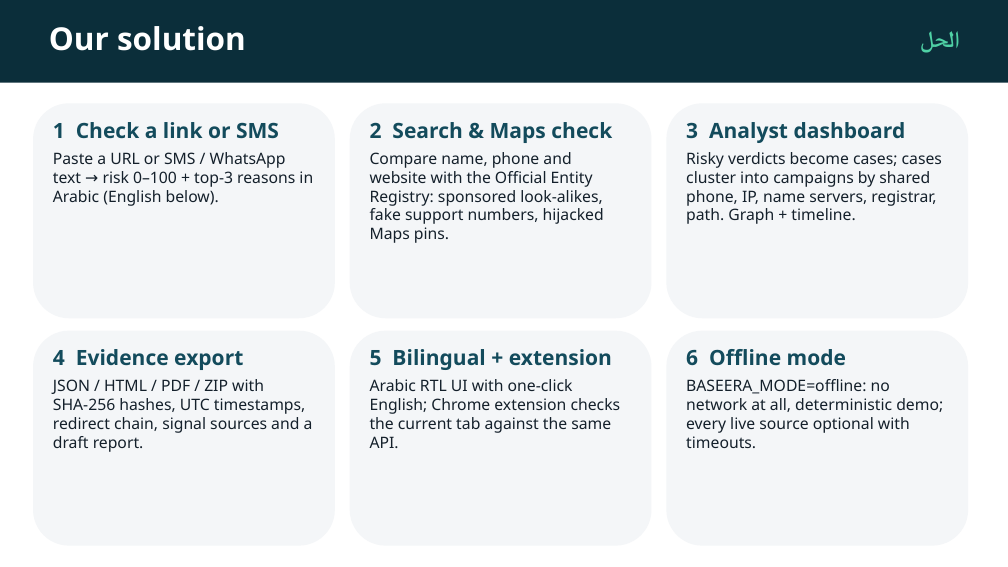
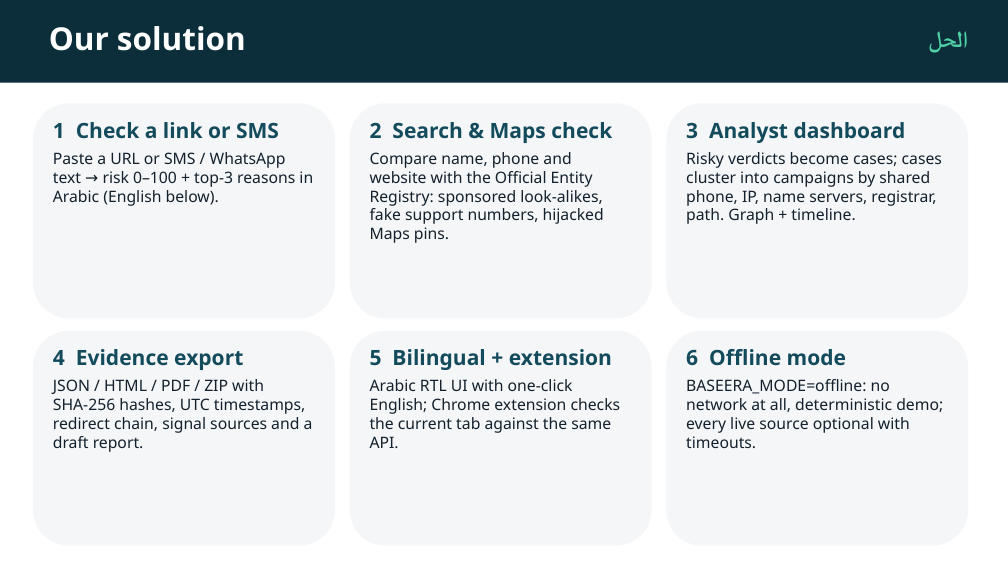
Before and after one commit to mohamed11uk-oss/baseera, a slide deck: slide 3 of docs/Baseera.pptx. Drawn at 1008x567 pixels with LibreOffice and Linux fonts; fonts in the diff are those of the drawing. Boxes give left, top, right and bottom in pixels: in the first picture for what was removed or moved away, otherwise in the second. Text is boxed around its words. In the diff, an @@ line names an element or a change of style, - is before the commit and + after.

```diff
--- a/docs/Baseera.pptx
+++ b/docs/Baseera.pptx
@@ text "الحل": place and size @@
-text "الحل" at [920, 31, 960, 53]
+text "الحل" at [928, 31, 968, 53]
```
Also in this commit, not shown: 10 other slides changed, 1 slide added, 1 slide removed.
